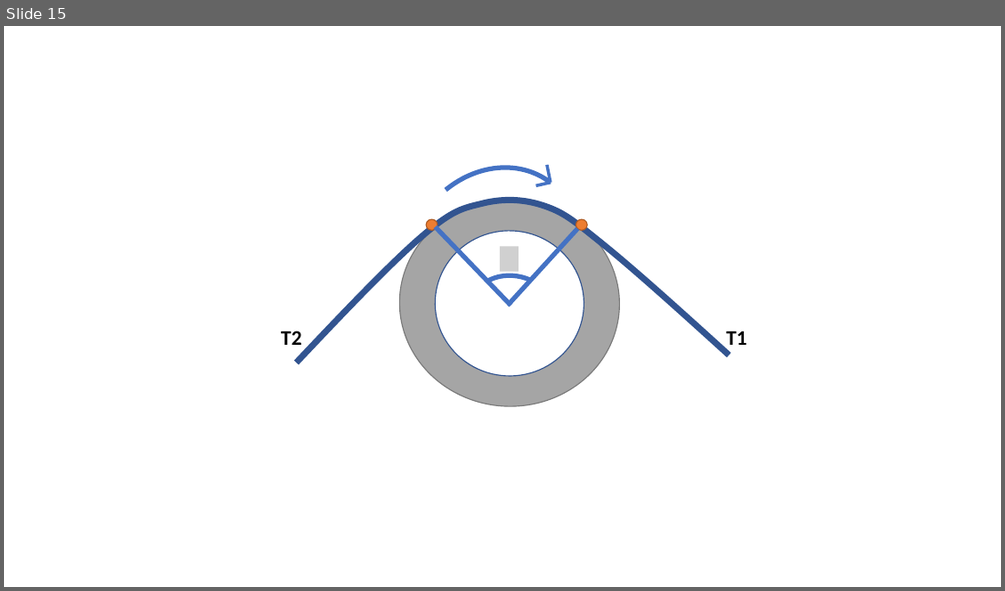
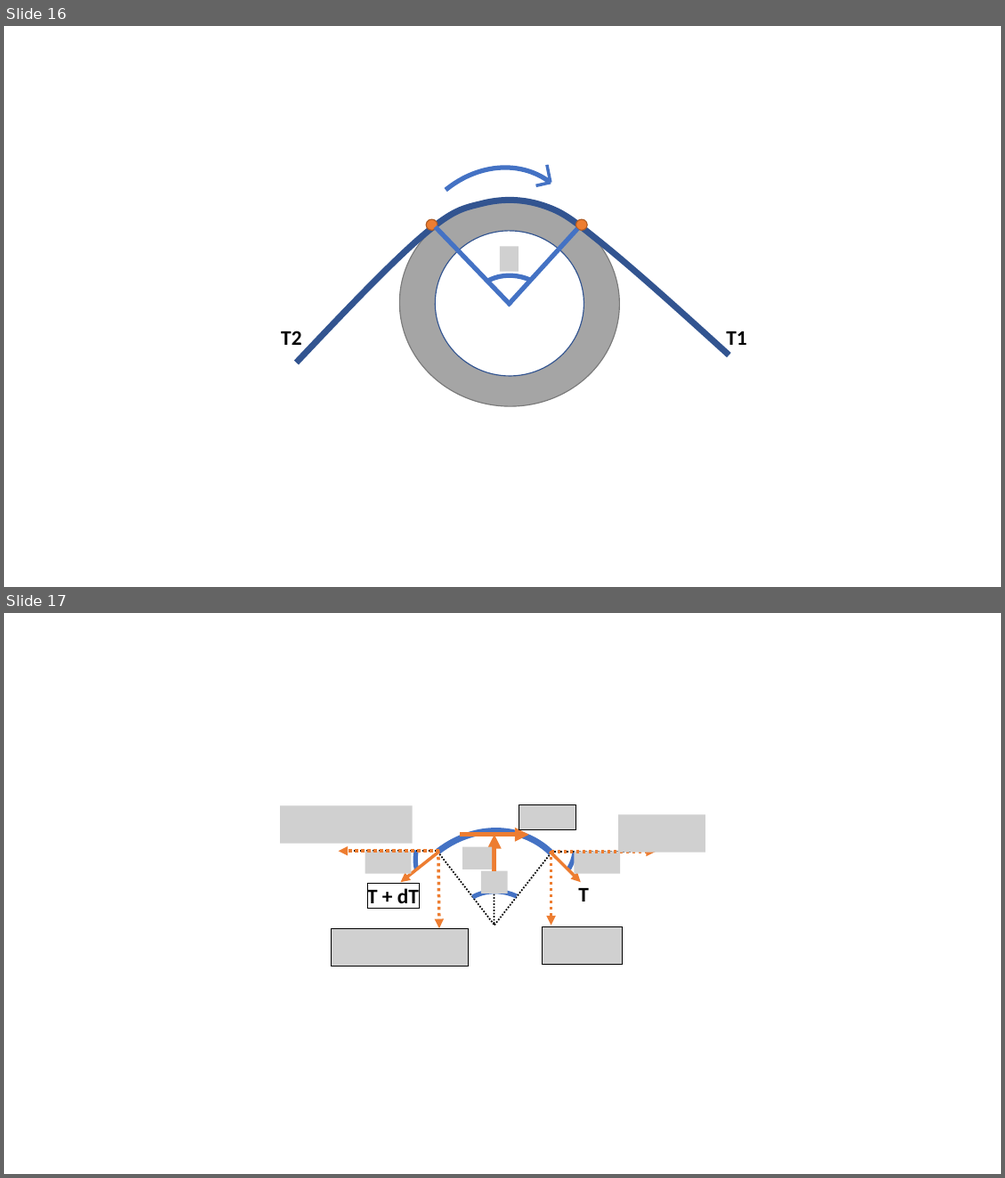
Before and after one commit to Kulasekaran-148/LATEX-Shortnotes-GATE, a slide deck: SOLID MECHANICS/ENGINEERING MECHANICS SHORTNOTES/EM Revision.pptx. Shown one above the other, each under a label of ours: slide 15 before the commit, slides 16 and 17 after it. The pictures are 1005x591 and 1005x1178 pixels, drawn with LibreOffice and Linux fonts; fonts in the diff are those of the drawing; grey boxes stand for pictures. Boxes give left, top, right and bottom in pixels: in the first picture for what was removed or moved away, otherwise in the second. Text is boxed around its words. In the diff, an @@ line names an element or a change of style, - is before the commit and + after.

```diff
--- a/SOLID MECHANICS/ENGINEERING MECHANICS SHORTNOTES/EM Revision.pptx
+++ b/SOLID MECHANICS/ENGINEERING MECHANICS SHORTNOTES/EM Revision.pptx
@@ slide 17 added at (x1=4, y1=613, x2=1001, y2=1174), background #FFFFFF @@
@@ arc (boxed as its full ellipse) added at (x1=361, y1=795, x2=612, y2=1051), outline #4472C4 6 pt @@
@@ arc (boxed as its full ellipse) added at (x1=396, y1=790, x2=528, y2=921), outline #4472C4 4.5 pt @@
@@ arc (boxed as its full ellipse) added at (x1=465, y1=790, x2=589, y2=908), outline #4472C4 4.5 pt @@
@@ picture added at (x1=280, y1=806, x2=413, y2=844) @@
@@ picture added at (x1=519, y1=804, x2=576, y2=830) @@
@@ picture added at (x1=619, y1=815, x2=705, y2=852) @@
@@ arrow added from (439, 851) to (339, 851), #ED7D31 3 pt dashed @@
@@ line added from (354, 851) to (437, 851), #000000 1.5 pt dashed @@
@@ picture added at (x1=365, y1=851, x2=412, y2=873) @@
@@ arrow added from (437, 852) to (400, 882), #ED7D31 3 pt @@
@@ line added from (437, 852) to (494, 925), #000000 1.5 pt dashed @@
@@ arrow added from (438, 851) to (439, 929), #ED7D31 3 pt dashed @@
@@ arrow added from (461, 835) to (529, 835), #ED7D31 4.5 pt @@
@@ picture added at (x1=462, y1=847, x2=492, y2=869) @@
@@ line added from (494, 924) to (494, 831), #000000 1.5 pt dashed @@
@@ arrow added from (494, 871) to (494, 835), #ED7D31 4.5 pt @@
@@ arrow added from (550, 852) to (581, 882), #ED7D31 3 pt @@
@@ line added from (551, 852) to (635, 852), #000000 1.5 pt dashed @@
@@ arrow added from (551, 852) to (655, 852), #ED7D31 3 pt dashed @@
@@ arrow added from (551, 851) to (551, 925), #ED7D31 3 pt dashed @@
@@ picture added at (x1=574, y1=851, x2=620, y2=873) @@
@@ arc (boxed as its full ellipse) added at (x1=434, y1=874, x2=563, y2=1000), outline #4472C4 4.5 pt @@
@@ picture added at (x1=481, y1=871, x2=507, y2=893) @@
@@ line added from (494, 925) to (551, 853), #000000 1.5 pt dashed @@
@@ rectangle added at (x1=367, y1=883, x2=419, y2=908), outline #000000 0.75 pt, 20 pt, text #000000, bold @@
+T + dT
@@ text added at (x1=578, y1=888, x2=589, y2=901), 20 pt, text #000000, bold @@
+T
@@ picture added at (x1=331, y1=929, x2=469, y2=966) @@
@@ picture added at (x1=542, y1=926, x2=622, y2=964) @@
@@ what was slide 15 is now slide 16 @@
```
Also in this commit, not shown: 1 slide changed, 1 other slide added, 5 other files.
